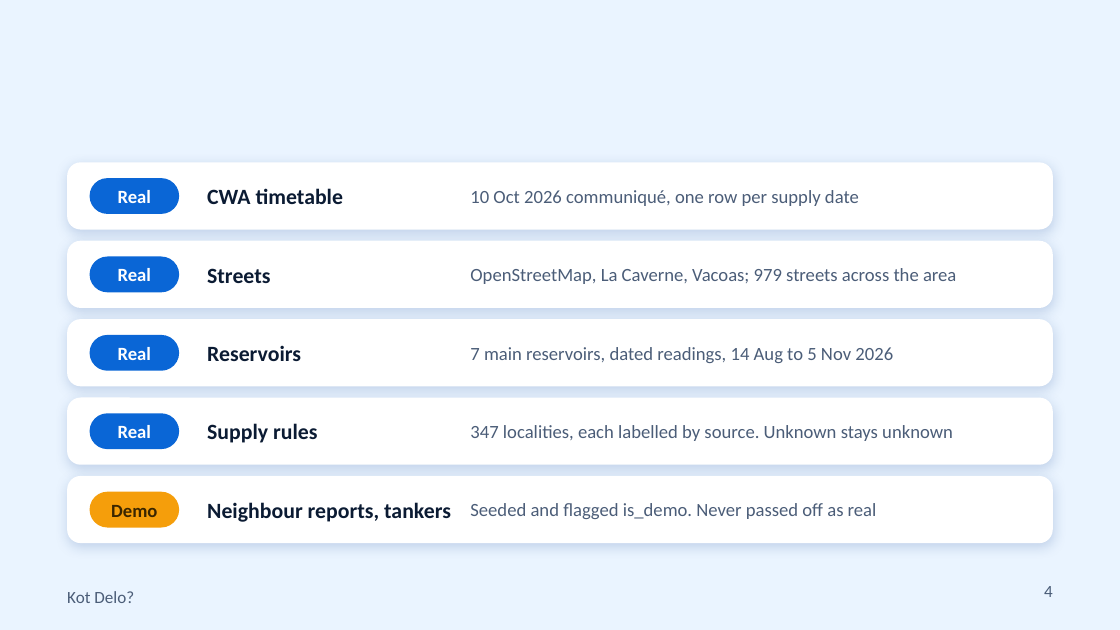
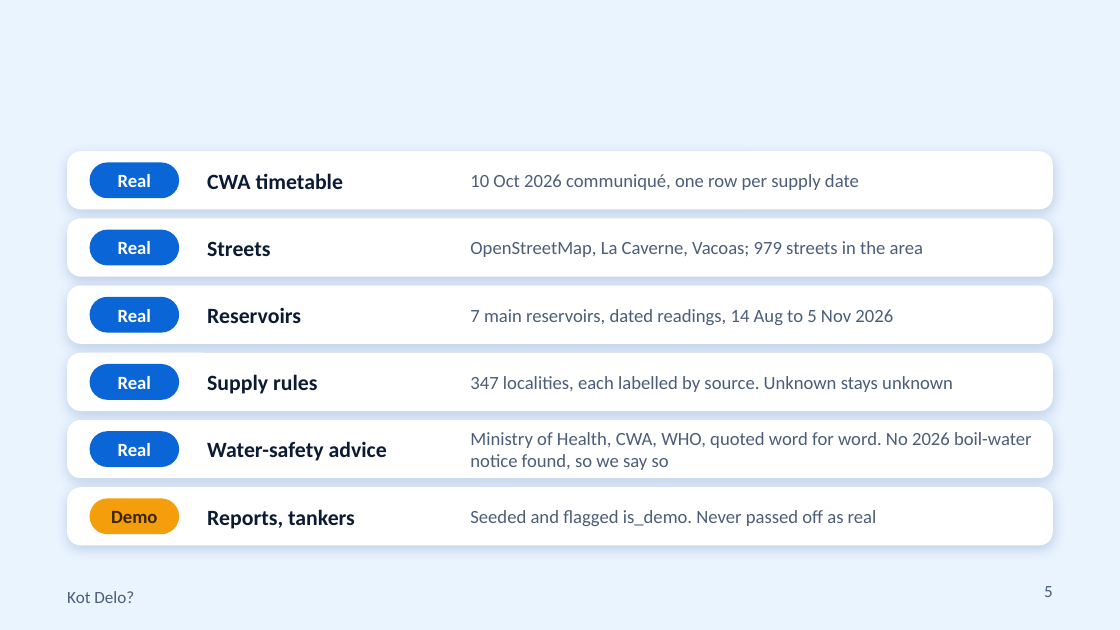
Before and after one commit to TusharDwarka/hackathon-mdx-2026, a slide deck: slide 5 of team/p4-ai/slides/kot-delo-pitch.pptx (slide 4 before the commit). Drawn at 1120x630 pixels with LibreOffice and Linux fonts; fonts in the diff are those of the drawing. Boxes give left, top, right and bottom in pixels: in the first picture for what was removed or moved away, otherwise in the second. Text is boxed around its words. In the diff, an @@ line names an element or a change of style, - is before the commit and + after.

Commit message:
ai: pitch deck emphasises drinkable-water section (new slide 4)

```diff
--- a/team/p4-ai/slides/kot-delo-pitch.pptx
+++ b/team/p4-ai/slides/kot-delo-pitch.pptx
@@ rounded rectangle: place and size @@
-rounded rectangle at bbox=[67, 162, 1053, 230]
+rounded rectangle at bbox=[67, 151, 1053, 209]
@@ text "Real": place and size @@
-text "Real" at bbox=[118, 190, 151, 203]
+text "Real" at bbox=[118, 174, 151, 187]
@@ rounded rectangle: place and size @@
-rounded rectangle at bbox=[90, 178, 179, 214]
+rounded rectangle at bbox=[90, 162, 179, 198]
@@ text "CWA timetable": place and size @@
-text "CWA timetable" at bbox=[207, 188, 344, 204]
+text "CWA timetable" at bbox=[207, 173, 344, 189]
@@ text "10 Oct 2026 communiqué, one ...": place and size @@
-text "10 Oct 2026 communiqué, one ..." at bbox=[470, 190, 859, 206]
+text "10 Oct 2026 communiqué, one ..." at bbox=[470, 174, 859, 190]
@@ rounded rectangle: place and size @@
-rounded rectangle at bbox=[67, 241, 1053, 308]
+rounded rectangle at bbox=[67, 218, 1053, 277]
@@ text "Real": place and size @@
-text "Real" at bbox=[118, 268, 151, 281]
+text "Real" at bbox=[118, 241, 151, 254]
@@ rounded rectangle: place and size @@
-rounded rectangle at bbox=[90, 256, 179, 292]
+rounded rectangle at bbox=[90, 230, 179, 265]
@@ text "Streets": place and size @@
-text "Streets" at bbox=[207, 268, 270, 283]
+text "Streets" at bbox=[207, 241, 270, 256]
@@ text at bbox=[470, 241, 923, 257]: text changed @@
-OpenStreetMap, La Caverne, Vacoas; 979 streets across the area
+OpenStreetMap, La Caverne, Vacoas; 979 streets in the area
@@ rounded rectangle added at bbox=[67, 286, 1053, 344], fill #FFFFFF @@
@@ rounded rectangle added at bbox=[90, 297, 179, 333], fill #0A66D6 @@
@@ text "Reservoirs": place and size @@
-text "Reservoirs" at bbox=[207, 345, 301, 361]
+text "Reservoirs" at bbox=[207, 307, 301, 323]
@@ text "7 main reservoirs, dated readings, ...": place and size @@
-text "7 main reservoirs, dated readings, ..." at bbox=[470, 347, 893, 363]
+text "7 main reservoirs, dated readings, ..." at bbox=[470, 309, 893, 325]
@@ text added at bbox=[118, 309, 151, 322], 12 pt, text #FFFFFF, bold @@
+Real
@@ proportions changed in 5 elements at bbox=[67, 487, 1053, 545], bbox=[67, 151, 1053, 209], bbox=[67, 420, 1053, 478], bbox=[67, 218, 1053, 277], bbox=[67, 353, 1053, 411] @@
@@ rounded rectangle: place and size @@
-rounded rectangle at bbox=[67, 319, 1053, 386]
+rounded rectangle at bbox=[67, 353, 1053, 411]
@@ text "Supply rules": place and size @@
-text "Supply rules" at bbox=[207, 423, 317, 443]
+text "Supply rules" at bbox=[207, 374, 317, 394]
@@ text "347 localities, each labelled by ...": place and size @@
-text "347 localities, each labelled by ..." at bbox=[470, 425, 953, 441]
+text "347 localities, each labelled by ..." at bbox=[470, 376, 953, 392]
@@ text "Real": place and size @@
-text "Real" at bbox=[118, 347, 151, 360]
+text "Real" at bbox=[118, 376, 151, 389]
@@ rounded rectangle: place and size @@
-rounded rectangle at bbox=[90, 335, 179, 371]
+rounded rectangle at bbox=[90, 364, 179, 400]
@@ rounded rectangle: place and size @@
-rounded rectangle at bbox=[67, 398, 1053, 465]
+rounded rectangle at bbox=[67, 420, 1053, 478]
@@ text "Real": place and size @@
-text "Real" at bbox=[118, 425, 151, 438]
+text "Real" at bbox=[118, 443, 151, 456]
@@ rounded rectangle: place and size @@
-rounded rectangle at bbox=[90, 413, 179, 449]
+rounded rectangle at bbox=[90, 431, 179, 467]
@@ text added at bbox=[207, 441, 387, 461], 14 pt, text #0B1B33, bold @@
+Water-safety advice
@@ text added at bbox=[470, 432, 1032, 470], 12 pt, text #4B5D78 @@
+Ministry of Health, CWA, WHO, quoted word for word. No 2026 boil-water notice found, so we say so
@@ rounded rectangle: place and size @@
-rounded rectangle at bbox=[67, 476, 1053, 543]
+rounded rectangle at bbox=[67, 487, 1053, 545]
@@ text "Demo": place and size @@
-text "Demo" at bbox=[111, 505, 157, 517]
+text "Demo" at bbox=[111, 511, 157, 523]
@@ rounded rectangle: place and size @@
-rounded rectangle at bbox=[90, 492, 179, 528]
+rounded rectangle at bbox=[90, 498, 179, 534]
@@ text at bbox=[207, 509, 355, 529]: text changed @@
-Neighbour reports, tankers
+Reports, tankers
@@ text "Seeded and flagged is_demo. Never ...": place and size @@
-text "Seeded and flagged is_demo. Never ..." at bbox=[470, 503, 877, 519]
+text "Seeded and flagged is_demo. Never ..." at bbox=[470, 510, 877, 526]
@@ page number at bbox=[1044, 586, 1053, 597]: text changed @@
-4
+5
```
Also in this commit, not shown: 3 other slides changed, 1 slide added, 1 slide removed.
